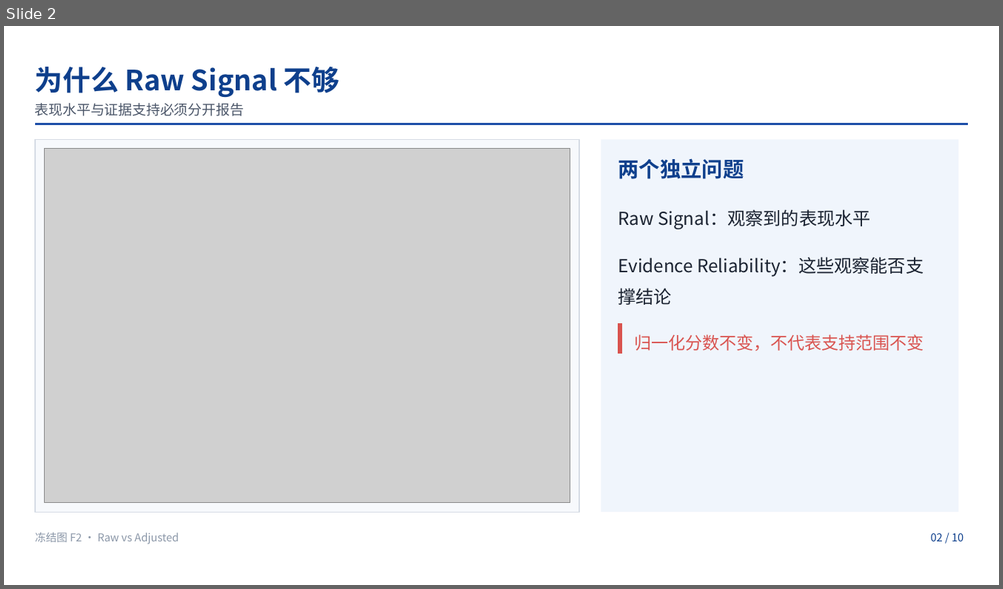
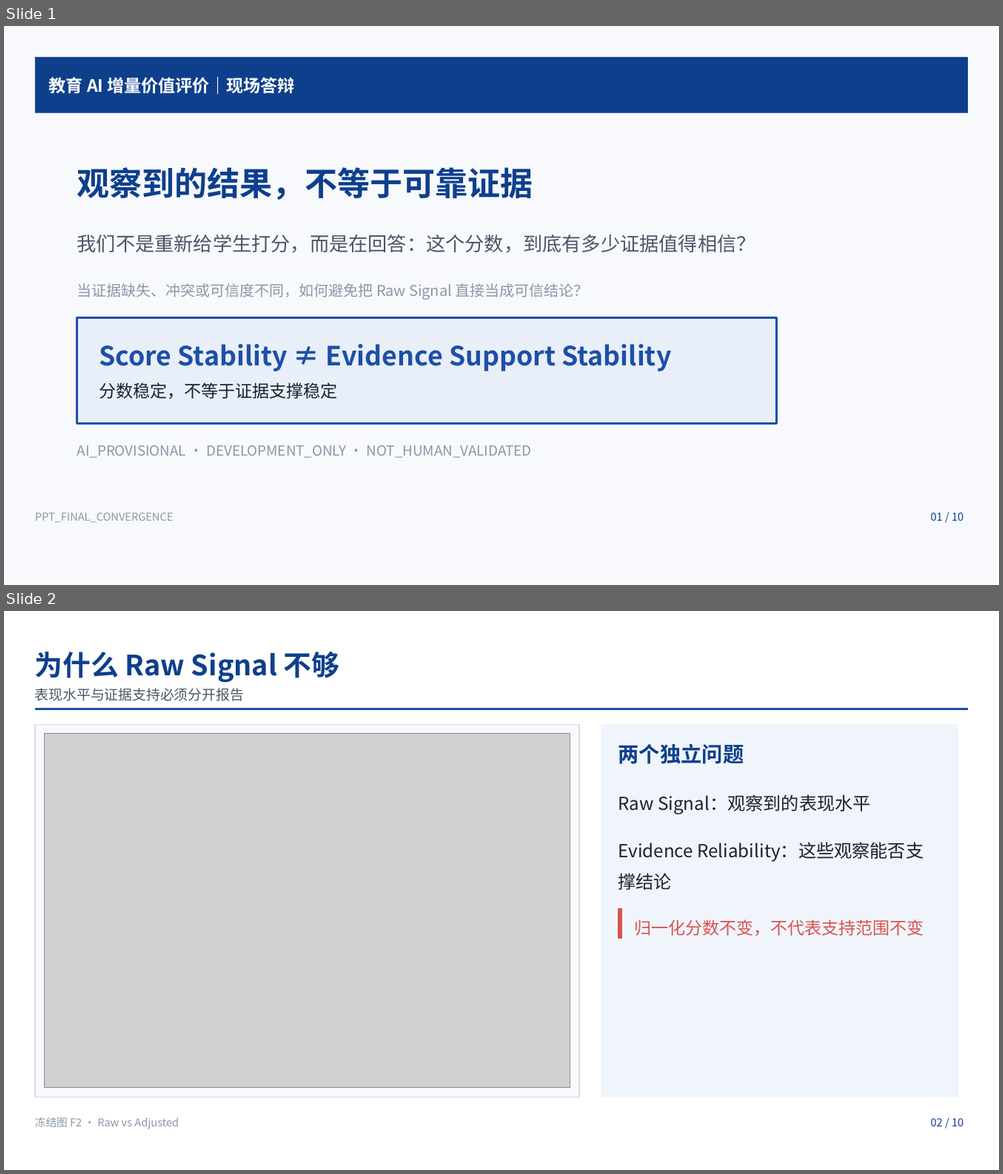
Before and after one commit to cvcingcvc-code/math, a slide deck: outputs/education_ai_evidence_roadshow_final.pptx. Shown one above the other, each under a label of ours: slide 2 before the commit, slides 1 and 2 after it. The pictures are 1003x589 and 1003x1174 pixels, drawn with LibreOffice and Linux fonts; fonts in the diff are those of the drawing; grey boxes stand for pictures. Boxes give left, top, right and bottom in pixels: in the first picture for what was removed or moved away, otherwise in the second. Text is boxed around its words. In the diff, an @@ line names an element or a change of style, - is before the commit and + after.

Commit message:
submission: sharpen problem-native evidence story for final competition

```diff
--- a/outputs/education_ai_evidence_roadshow_final.pptx
+++ b/outputs/education_ai_evidence_roadshow_final.pptx
@@ slide 1 added at (4,26,999,585), background #FFFFFF @@
@@ rectangle added at (4,26,999,585), fill #F7F9FC @@
@@ rectangle added at (35,57,968,113), fill #0E3F8C @@
@@ text added at (49,76,295,94), 16.5 pt, text #FFFFFF, bold @@
+教育 AI 增量价值评价｜现场答辩
@@ text added at (77,167,533,200), 31.5 pt, text #0E3F8C, bold @@
+观察到的结果，不等于可靠证据
@@ text added at (77,235,756,253), 18.8 pt, text #4A5568 @@
+我们不是重新给学生打分，而是在回答：这个分数，到底有多少证据值得相信？
@@ text added at (77,284,589,300), 14.2 pt, text #8B97A8 @@
+当证据缺失、冲突或可信度不同，如何避免把 Raw Signal 直接当成可信结论？
@@ rectangle added at (77,318,777,424), fill #E8EFF8, outline #1E4FA8 2 pt @@
@@ text added at (99,344,671,372), 25.5 pt, text #1E4FA8, bold @@
+Score Stability ≠ Evidence Support Stability
@@ text added at (99,383,337,399), 16.5 pt, text #1A2230 @@
+分数稳定，不等于证据支撑稳定
@@ text added at (77,446,532,458), 13.5 pt, text #8B97A8 @@
+AI_PROVISIONAL · DEVELOPMENT_ONLY · NOT_HUMAN_VALIDATED
@@ text added at (35,513,173,523), 10.5 pt, text #8B97A8 @@
+PPT_FINAL_CONVERGENCE
@@ text added at (930,513,963,521), 10.5 pt, text #0E3F8C @@
+01 / 10
```
Also in this commit, not shown: 1 slide removed, 16 other files.
